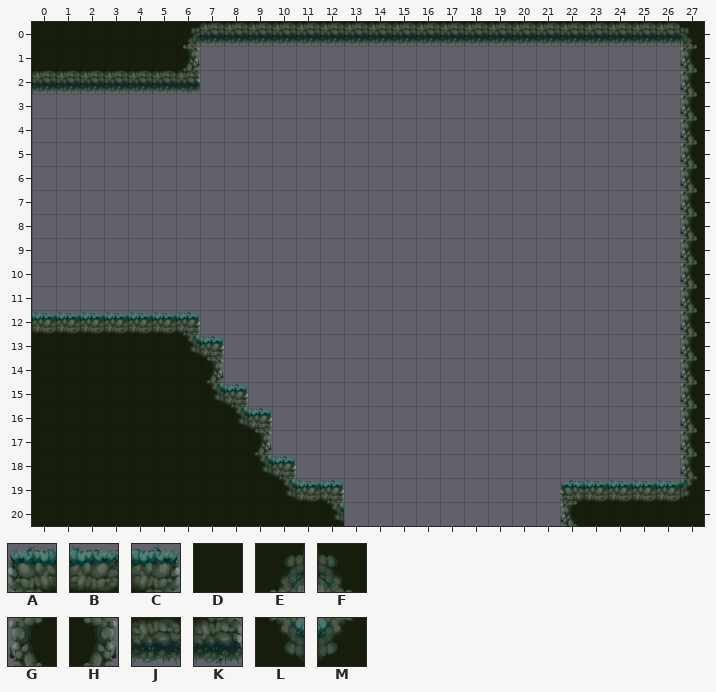
An edit to a level. Tiled map, assets/maps/MapLvl3ZonaPuzzle1.tmx. Above, as it was before the edit.
Cells are 64x64 px. Shown: x 0..27, y 0..20. Not drawn, because the pictures are missing: unchanged layer "Background".
Key: from "TilesetNivel3": A 0, B 1, C 2, D 4, E 7, F 9, G 10, H 17, J 21, K 22, L 27, M 29.
_ is an empty cell.
Layer "Map" before, first column x 0:
 0 DDDDDDEJJJJJJJJJJJJJJJJJJJJF
 1 DDDDDDH____________________G
 2 JJJJJJK____________________G
 3 ___________________________G
 4 ___________________________G
 5 ___________________________G
 6 ___________________________G
 7 ___________________________G
 8 ___________________________G
 9 ___________________________G
10 ___________________________G
11 ___________________________G
12 BBBBBBC____________________G
13 DDDDDDLC___________________G
14 DDDDDDDH___________________G
15 DDDDDDDLC__________________G
16 DDDDDDDDLC_________________G
17 DDDDDDDDDH_________________G
18 DDDDDDDDDLC________________G
19 DDDDDDDDDDLBC_________ABBBBM
20 DDDDDDDDDDDDL_________GDDDDD
After the commit:
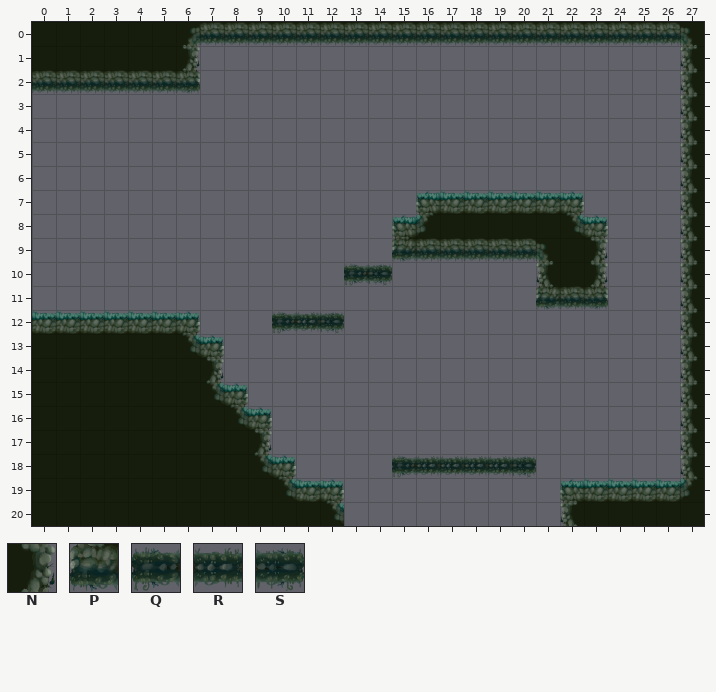
Further tiles: from "TilesetNivel3": N 12, P 20, Q 34, R 35, S 36.
Edits made:
Layer "Map":
The edit adds tile A in row 7 at x 16; in row 8 at x 15.
The edit adds tile B in row 7 at x 17 to 21.
The edit adds tile C in row 7 at x 22; in row 8 at x 23.
The edit adds tile D in row 8 at x 17 to 21; in rows 9 to 10 at x 22.
The edit adds tile F in row 9 at x 21.
The edit adds tile G in row 10 at x 21.
The edit adds tile J in row 9 at x 16 to 20; in row 11 at x 22.
The edit adds tile K in row 11 at x 23.
The edit adds tile L in row 8 at x 22.
The edit adds tile M in row 8 at x 16.
The edit adds tile N in rows 9 to 10 at x 23.
The edit adds tile P in row 9 at x 15; in row 11 at x 21.
The edit adds tile Q in row 10 at x 13; in row 12 at x 10; in row 18 at x 15.
The edit adds tile R in row 12 at x 11; in row 18 at x 16 to 19.
The edit adds tile S in row 10 at x 14; in row 12 at x 12; in row 18 at x 20.
Pixel boxes of the changes (left, top, right, bottom) in both pictures:
added: (344, 190, 608, 310)
added: (272, 312, 344, 334)
added: (392, 456, 536, 478)
